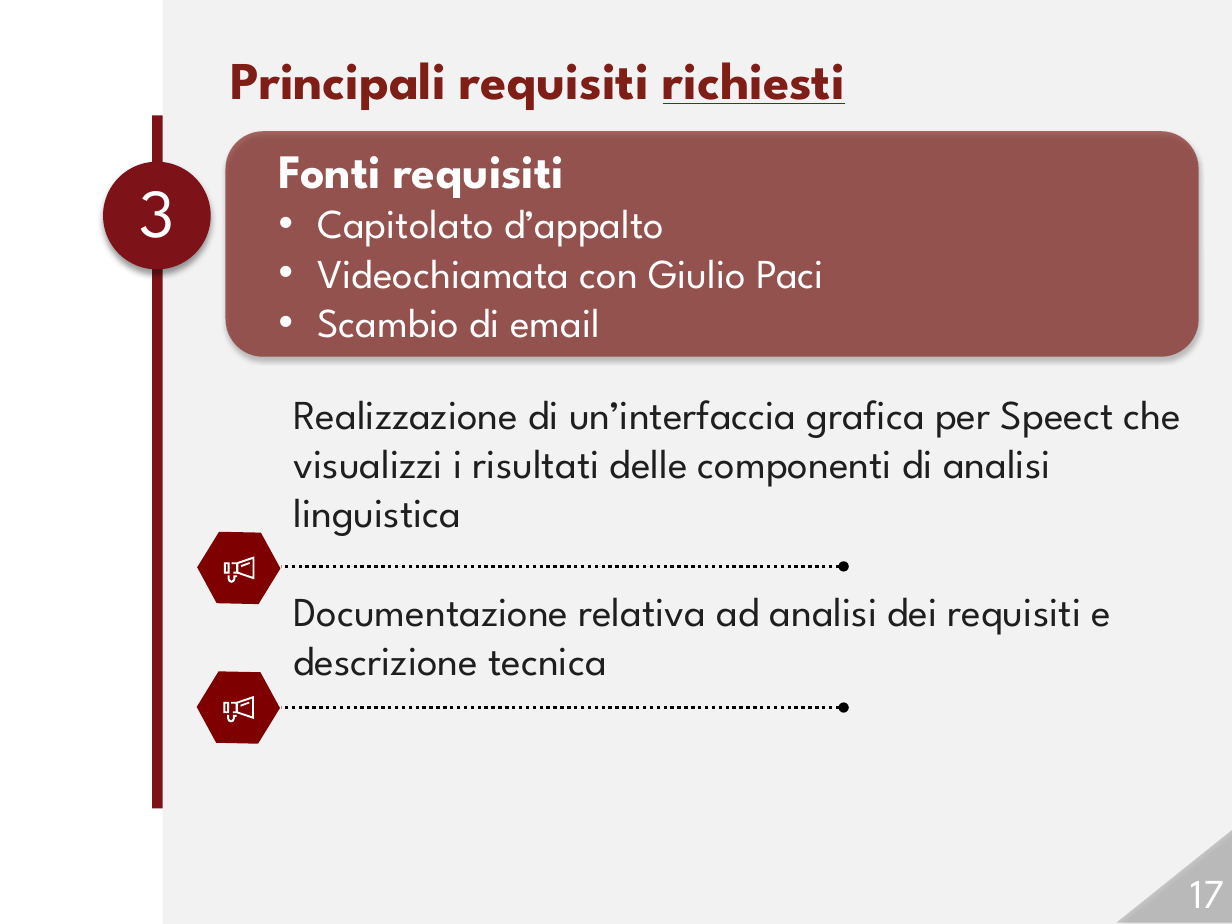
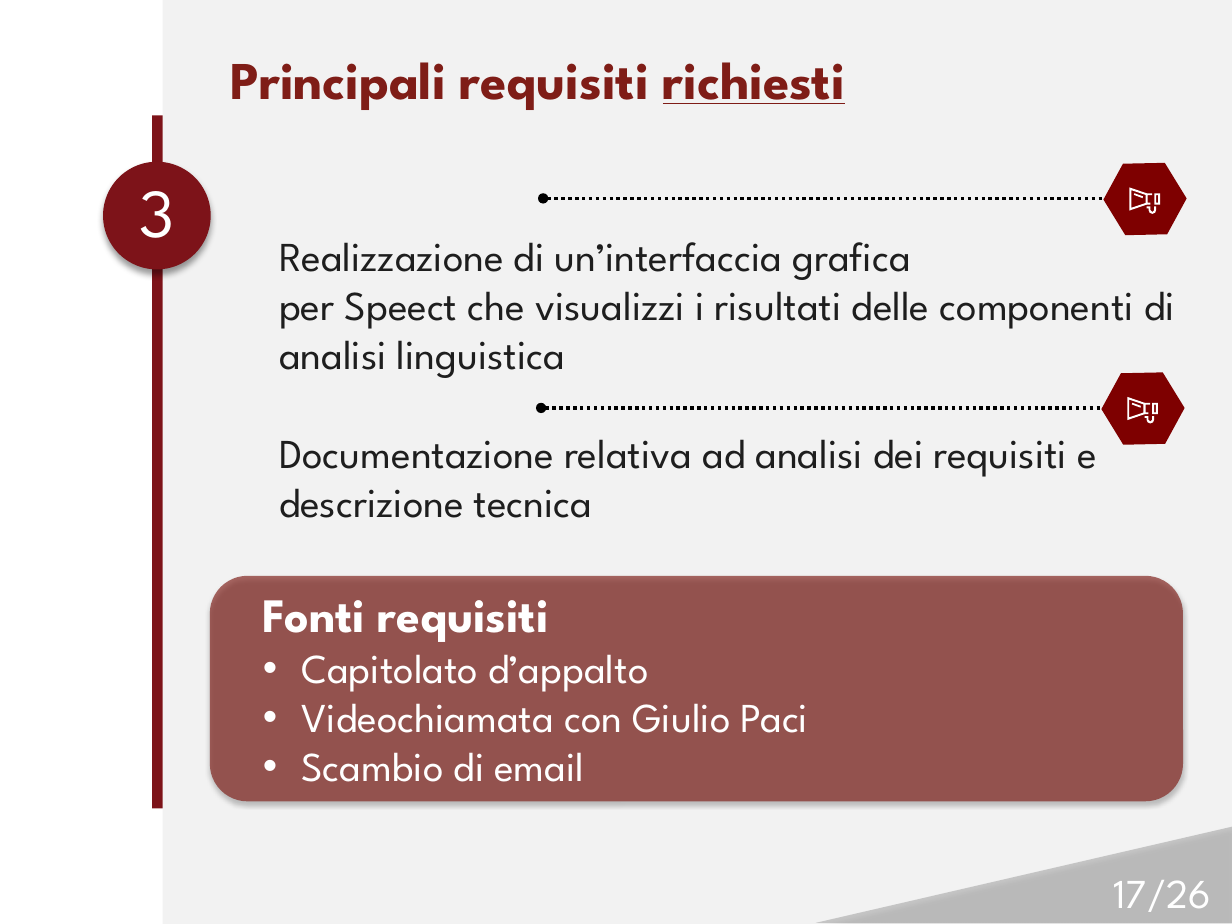
Before and after one commit to Italiaracerx/progettoSWE, a slide deck: slide 17 of Presentazione/Presentazione 26-01-2018.pptx. Drawn at 1232x924 pixels with LibreOffice and Linux fonts; fonts in the diff are those of the drawing; background and template pictures are left out. Boxes give left, top, right and bottom in pixels: in the first picture for what was removed or moved away, otherwise in the second. Text is boxed around its words. In the diff, an @@ line names an element or a change of style, - is before the commit and + after.

```diff
--- a/Presentazione/Presentazione 26-01-2018.pptx
+++ b/Presentazione/Presentazione 26-01-2018.pptx
@@ hexagon at box(1093, 145, 1197, 253): mirrored; rotation 61 to 298 degrees @@
@@ arrow moved from (844, 567) - (281, 567) to (543, 198) - (1105, 198) @@
@@ freeform shape: place and size @@
-freeform shape at box(237, 557, 254, 580)
+freeform shape at box(1130, 187, 1147, 211)
@@ freeform shape: place and size @@
-freeform shape at box(241, 562, 250, 567)
+freeform shape at box(1133, 193, 1142, 198)
@@ freeform shape: place and size @@
-freeform shape at box(232, 562, 238, 573)
+freeform shape at box(1146, 193, 1152, 205)
@@ freeform shape: place and size @@
-freeform shape at box(228, 575, 238, 583)
+freeform shape at box(1147, 207, 1157, 214)
@@ freeform shape: place and size @@
-freeform shape at box(224, 562, 230, 573)
+freeform shape at box(1154, 193, 1161, 205)
@@ text "Realizzazione di un’interfaccia grafica": place and size @@
-text "Realizzazione di un’interfaccia grafica" at box(293, 400, 1182, 676)
+text "Realizzazione di un’interfaccia grafica" at box(279, 242, 1175, 518)
@@ text at box(279, 242, 1175, 378): text changed @@
-Realizzazione di un’interfaccia grafica per Speect che visualizzi i risultati delle componenti di analisi linguistica
+Realizzazione di un’interfaccia grafica
+per Speect che visualizzi i risultati delle componenti di analisi linguistica
@@ hexagon at box(1091, 355, 1194, 462): mirrored; rotation 61 to 298 degrees @@
@@ arrow moved from (844, 707) - (281, 707) to (541, 408) - (1104, 408) @@
@@ freeform shape: place and size @@
-freeform shape at box(237, 696, 254, 719)
+freeform shape at box(1127, 397, 1145, 420)
@@ freeform shape: place and size @@
-freeform shape at box(240, 702, 249, 707)
+freeform shape at box(1132, 403, 1141, 408)
@@ freeform shape: place and size @@
-freeform shape at box(232, 702, 238, 713)
+freeform shape at box(1143, 403, 1149, 414)
@@ freeform shape: place and size @@
-freeform shape at box(227, 715, 237, 722)
+freeform shape at box(1145, 416, 1154, 424)
@@ freeform shape: place and size @@
-freeform shape at box(223, 702, 229, 713)
+freeform shape at box(1152, 403, 1158, 414)
@@ rounded rectangle: place and size @@
-rounded rectangle at box(225, 132, 1199, 357)
+rounded rectangle at box(209, 575, 1183, 801)
@@ text "Fonti requisiti": place and size @@
-text "Fonti requisiti" at box(279, 156, 824, 338)
+text "Fonti requisiti" at box(263, 600, 809, 782)
@@ triangle: place and size @@
-triangle at box(1116, 828, 1232, 923)
+triangle at box(816, 827, 1232, 923)
@@ page number at box(1114, 880, 1212, 912): text changed @@
-17
+17/26
```
Also in this commit, not shown: 25 other slides changed.
